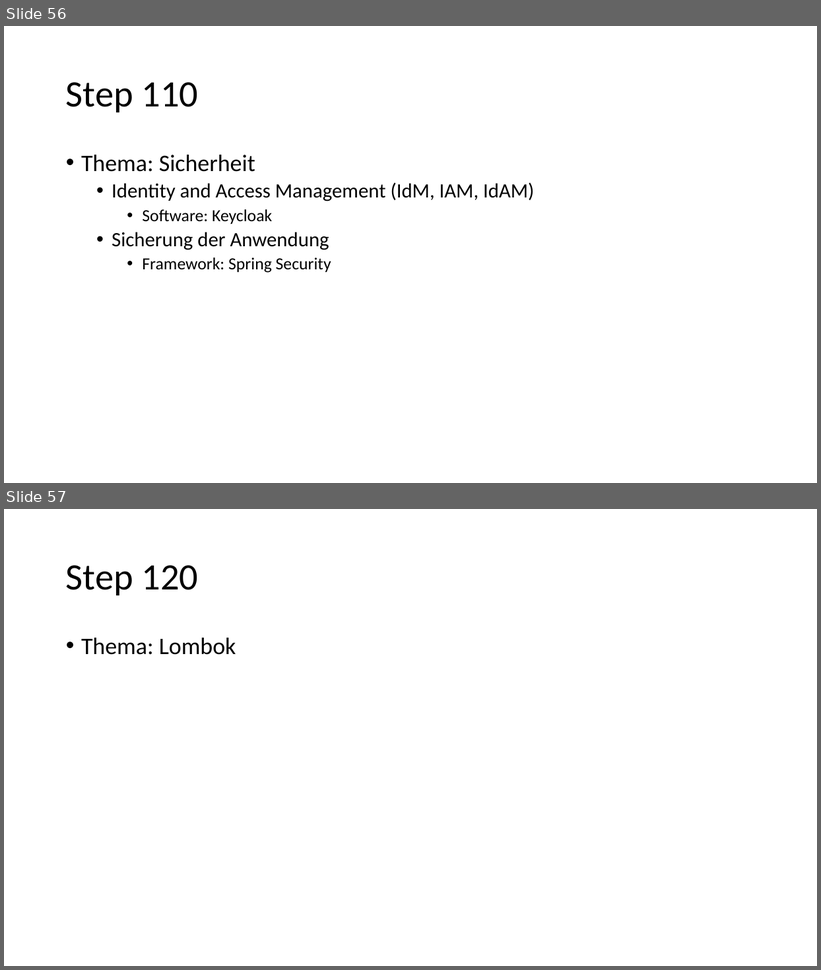
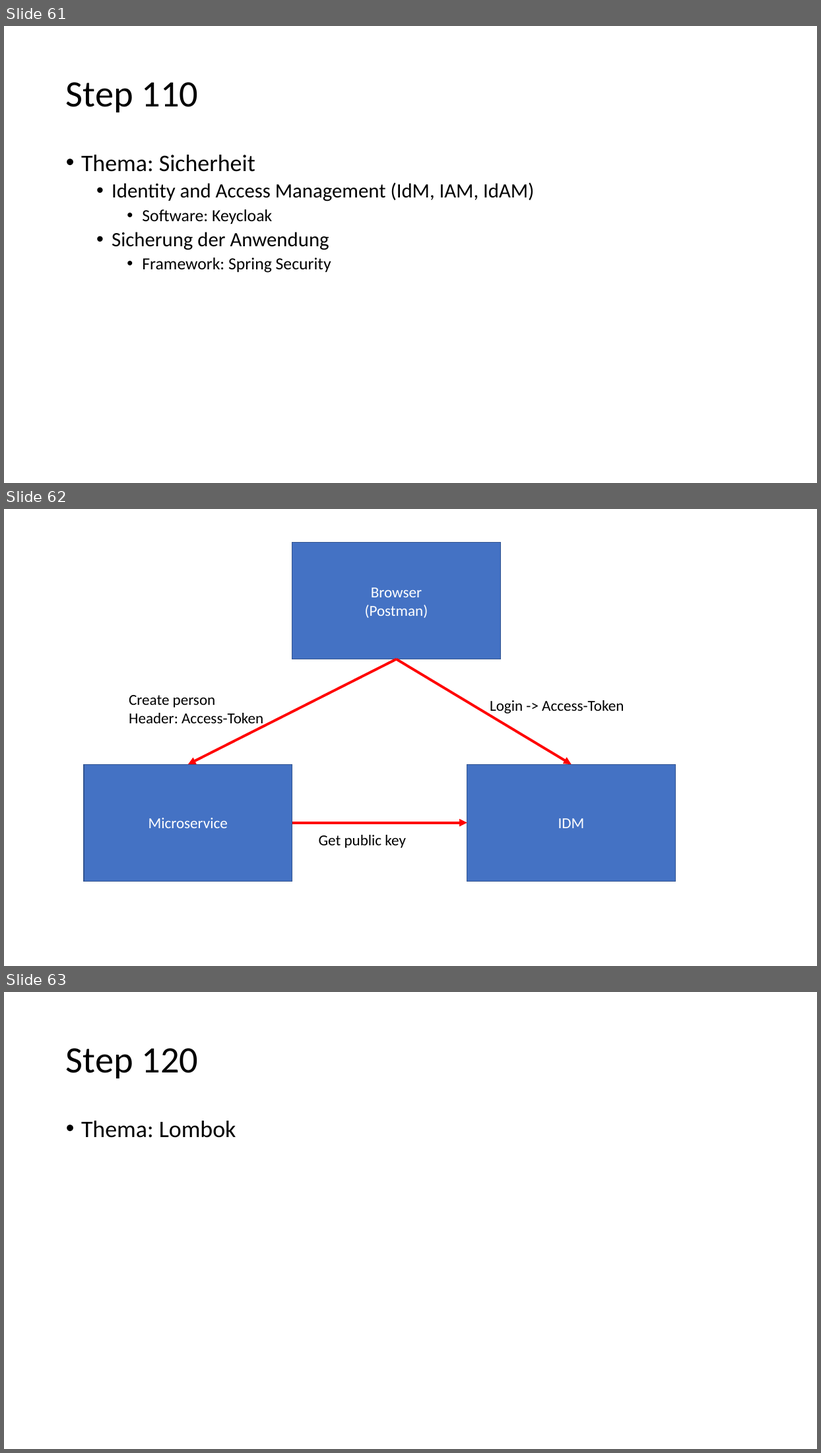
Before and after one commit to igeldo/PR4-SoSe23, a slide deck: Java-Starter.pptx. Shown one above the other, each under a label of ours: slides 56 and 57 before the commit, slides 61, 62 and 63 after it. The pictures are 821x970 and 821x1453 pixels, drawn with LibreOffice and Linux fonts; fonts in the diff are those of the drawing. Boxes give left, top, right and bottom in pixels: in the first picture for what was removed or moved away, otherwise in the second. Text is boxed around its words. In the diff, an @@ line names an element or a change of style, - is before the commit and + after.

```diff
--- a/Java-Starter.pptx
+++ b/Java-Starter.pptx
@@ slide 62 added at [4,509,817,966], background #FFFFFF @@
@@ rectangle added at [292,543,501,659], fill #4472C4, outline #325491 1 pt, 18 pt, text #FFFFFF @@
+Browser
+(Postman)
@@ arrow added from (396, 659) to (188, 764), #FF0000 3 pt @@
@@ arrow added from (396, 659) to (572, 764), #FF0000 3 pt @@
@@ text added at [129,695,263,728], 18 pt, text #000000 @@
+Create person
+Header: Access-Token
@@ text added at [490,700,624,716], 18 pt, text #000000 @@
+Login -> Access-Token
@@ rectangle added at [84,764,292,882], fill #4472C4, outline #325491 1 pt, 18 pt, text #FFFFFF @@
+Microservice
@@ rectangle added at [467,764,677,882], fill #4472C4, outline #325491 1 pt, 18 pt, text #FFFFFF @@
+IDM
@@ arrow added from (292, 823) to (467, 823), #FF0000 3 pt @@
@@ text added at [319,835,406,848], 18 pt, text #000000 @@
+Get public key
@@ what was slide 56 is now slide 61 @@
@@ what was slide 57 is now slide 63 @@
```
Also in this commit, not shown: 4 slides changed, 5 other slides added.
